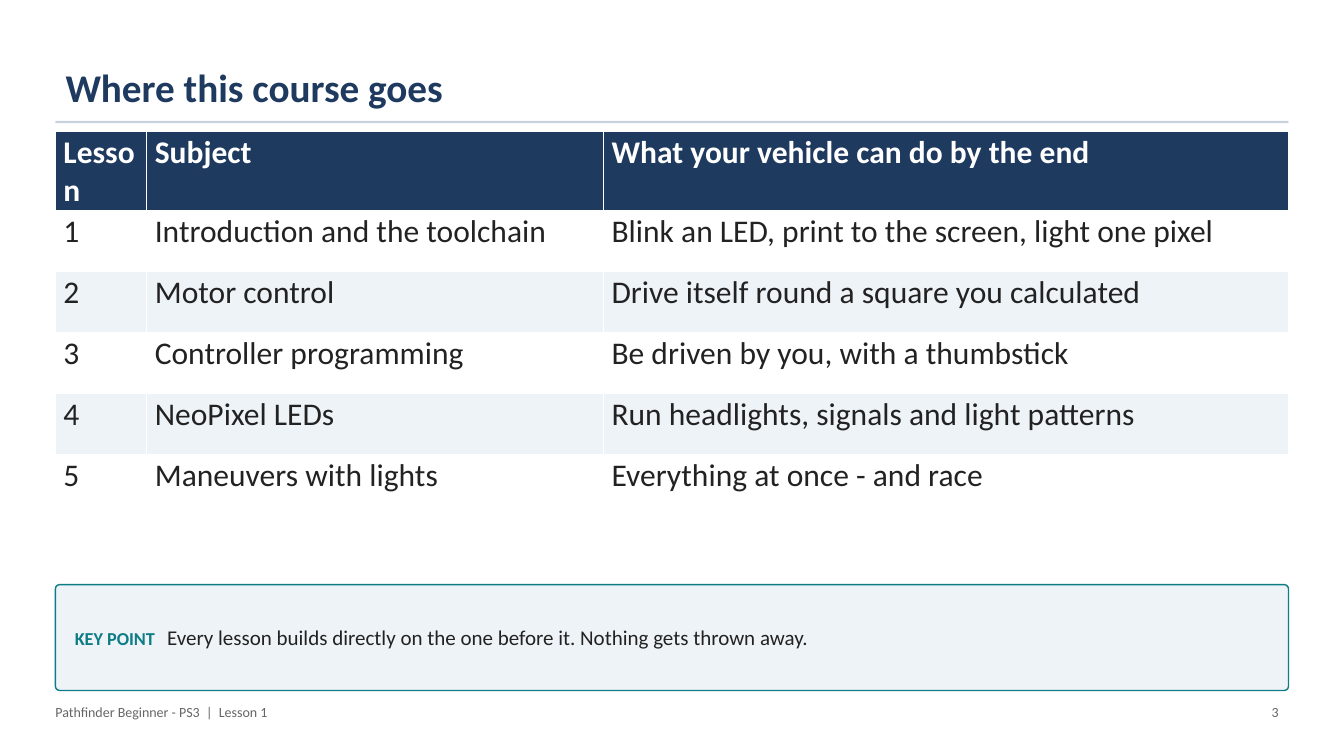
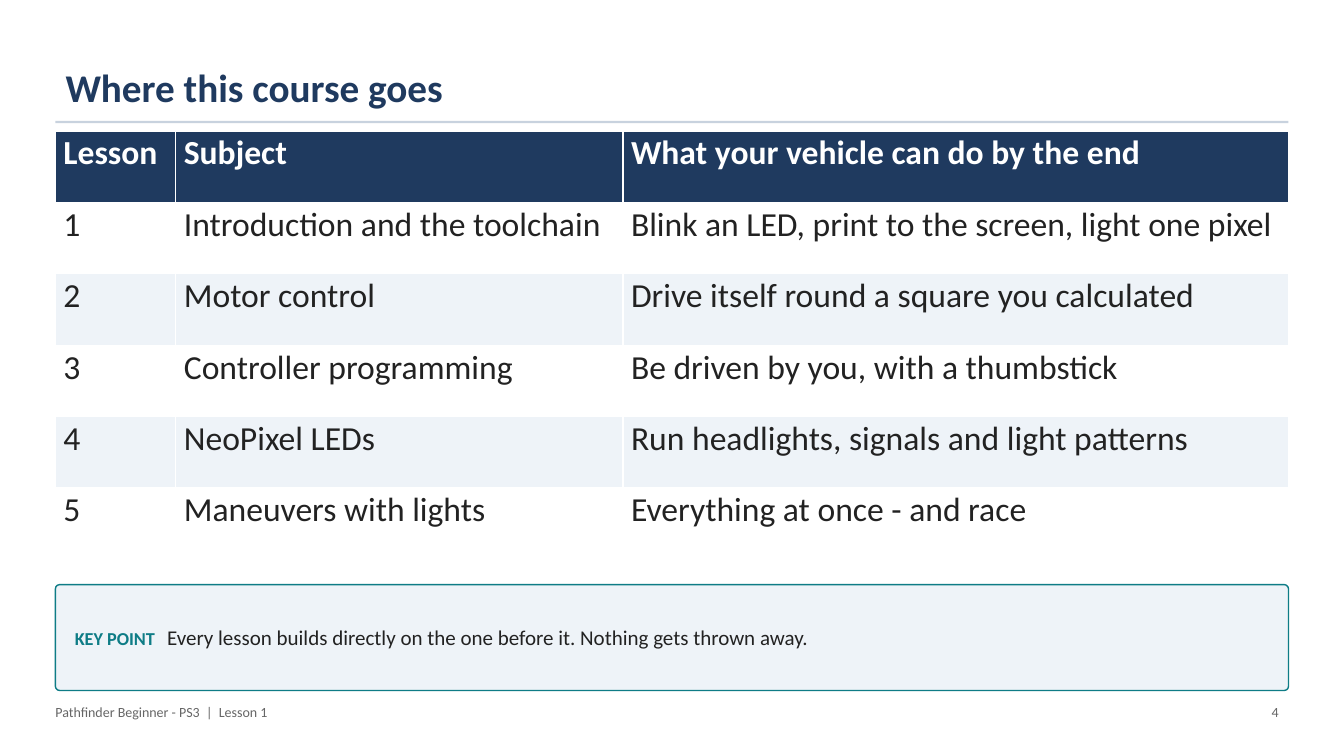
Before and after one commit to PorpoiseRobotics/porpoise-robotics, a slide deck: slide 4 of ground-vehicle/docs/courses/beginner-ps3/l1_introduction.pptx. Drawn at 1344x756 pixels with LibreOffice and Linux fonts; fonts in the diff are those of the drawing. Boxes give left, top, right and bottom in pixels: in the first picture for what was removed or moved away, otherwise in the second. Text is boxed around its words. In the diff, an @@ line names an element or a change of style, - is before the commit and + after.

```diff
--- a/ground-vehicle/docs/courses/beginner-ps3/l1_introduction.pptx
+++ b/ground-vehicle/docs/courses/beginner-ps3/l1_introduction.pptx
@@ table at (x1=55, y1=131, x2=1289, y2=560) @@
@@ size 22.5 to 24 pt @@
@@ text at (x1=1272, y1=708, x2=1279, y2=717): text changed @@
-3
+4
```
Also in this commit, not shown: 46 other slides changed, 16 other files.
